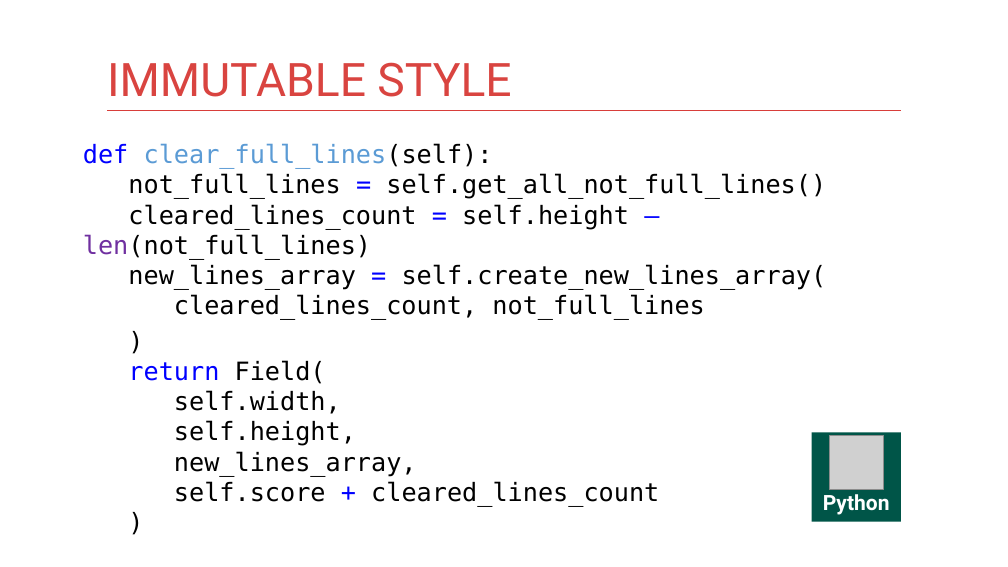
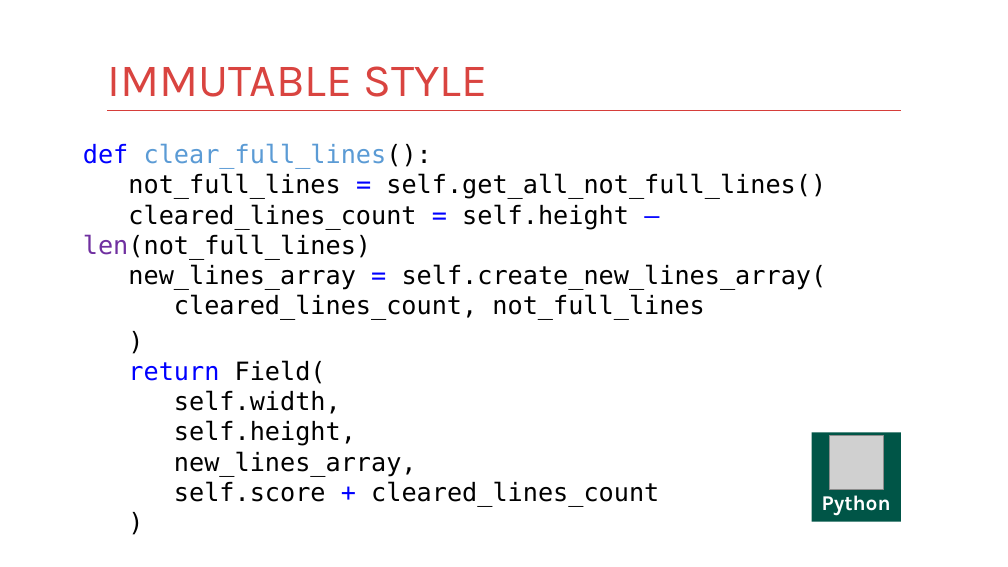
Before and after one commit to kontur-courses/clean-code, a slide deck: slide 64 of clean-code.pptx (slide 60 before the commit). Drawn at 1008x567 pixels with LibreOffice and Linux fonts; fonts in the diff are those of the drawing; grey boxes stand for pictures. Boxes give left, top, right and bottom in pixels: in the first picture for what was removed or moved away, otherwise in the second. Text is boxed around its words. In the diff, an @@ line names an element or a change of style, - is before the commit and + after.

```diff
--- a/clean-code.pptx
+++ b/clean-code.pptx
@@ title "IMMUTABLE STYLE" at (107, 66, 487, 97): font Roboto to Karla @@
@@ text at (83, 143, 827, 320): text changed @@
-def clear_full_lines(self):
-not_full_lines = self.get_all_not_full_lines()
-cleared_lines_count = self.height – len(not_full_lines)
-new_lines_array = self.create_new_lines_array(
-cleared_lines_count, not_full_lines
+def clear_full_lines():
+not_full_lines = self.get_all_not_full_lines()
+cleared_lines_count = self.height – len(not_full_lines)
+new_lines_array = self.create_new_lines_array(
+cleared_lines_count, not_full_lines
@@ rectangle "Python" at (812, 433, 901, 522): font Roboto to Karla; fill #005548 to #005547 @@
```
Also in this commit, not shown: 76 other slides changed, 7 slides added, 1 other file.
